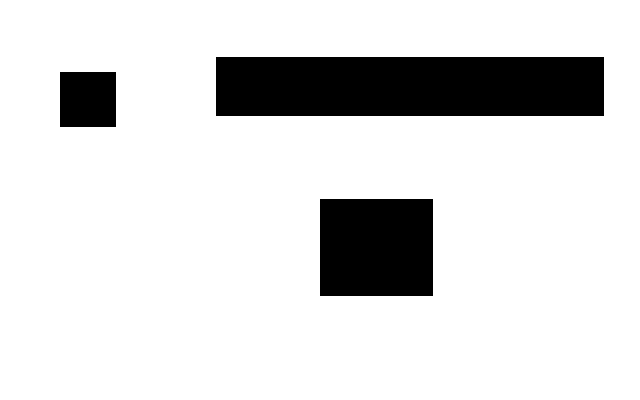
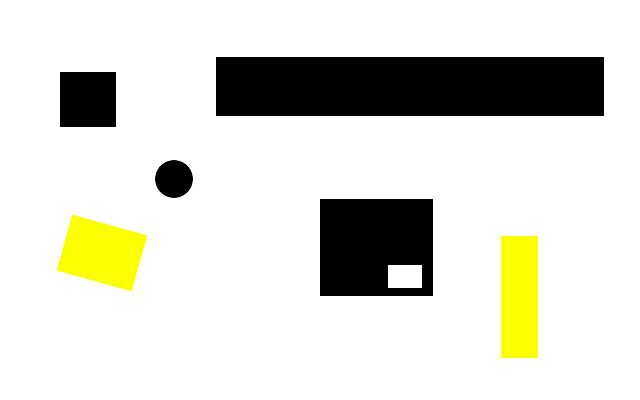
Revision of a layered (640, 400) image; what changed, layer by layer:
added layer "Transformation" above "Background" over bbox(56, 214, 148, 292)
painted on "Background" over bbox(155, 160, 538, 358)
